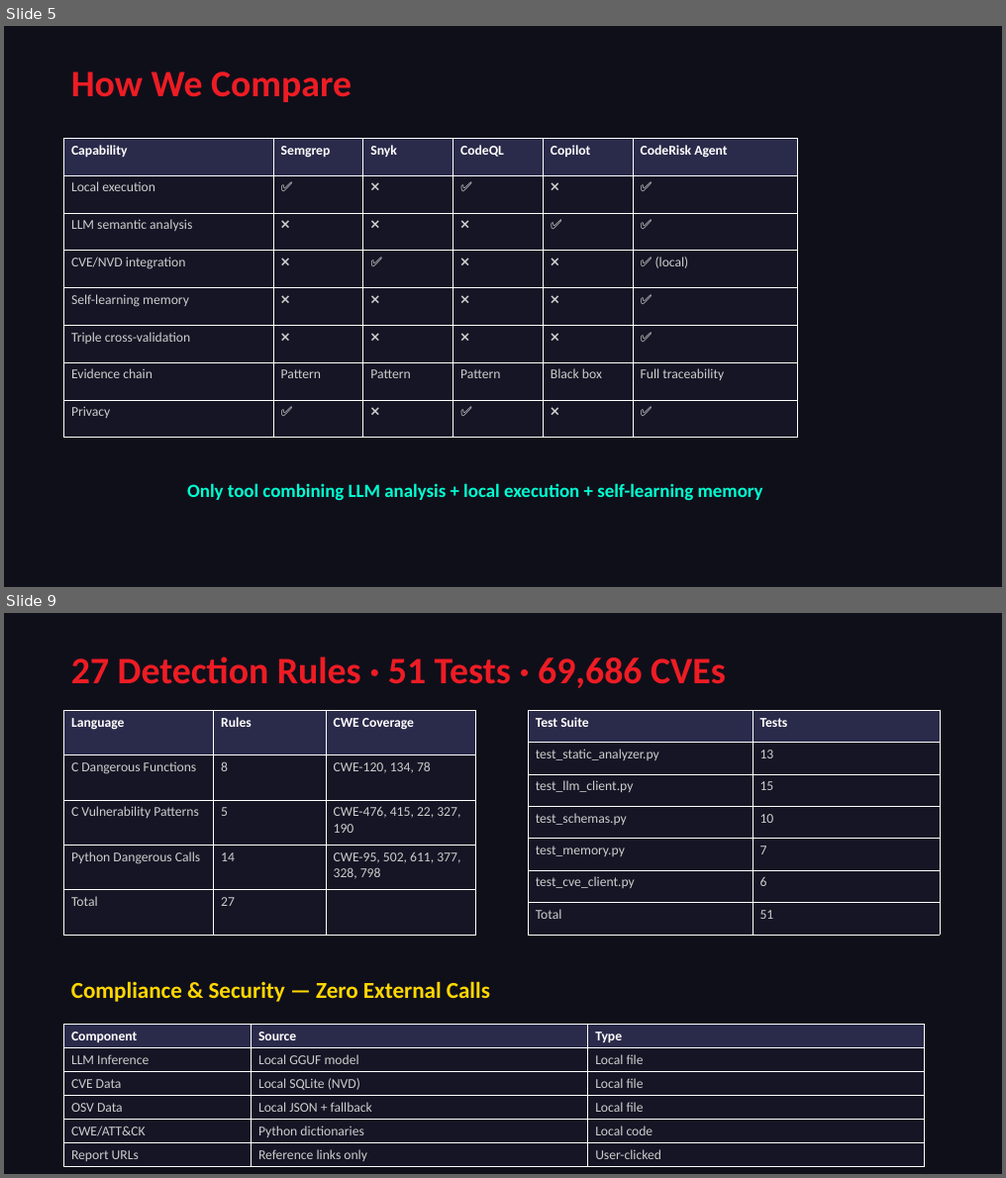
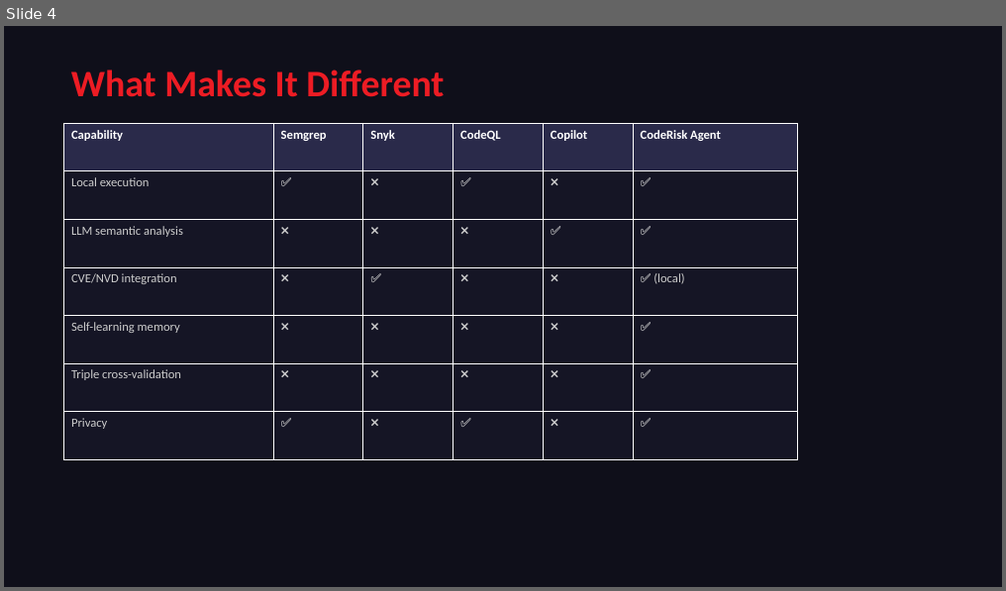
Before and after one commit to a9320/Radeon-hackathon-2026-07, a slide deck: docs/CodeRisk_Agent_Presentation.pptx. Shown one above the other, each under a label of ours: slides 5 and 9 before the commit, slide 4 after it; the slides between them are not shown. The pictures are 1006x1178 and 1006x591 pixels, drawn with LibreOffice and Linux fonts; fonts in the diff are those of the drawing. Boxes give left, top, right and bottom in pixels: in the first picture for what was removed or moved away, otherwise in the second. Text is boxed around its words. In the diff, an @@ line names an element or a change of style, - is before the commit and + after.

```diff
--- a/docs/CodeRisk_Agent_Presentation.pptx
+++ b/docs/CodeRisk_Agent_Presentation.pptx
@@ slide 9 removed at box(4, 613, 1002, 1174), background #0F0F1A @@
@@ text removed at box(71, 657, 726, 688) @@
-27 Detection Rules · 51 Tests · 69,686 CVEs
@@ table removed at box(63, 710, 475, 935), 5 rows, 3 columns @@
-Language | Rules | CWE Coverage
-C Dangerous Functions | 8 | CWE-120, 134, 78
-C Vulnerability Patterns | 5 | CWE-476, 415, 22, 327, 190
-Python Dangerous Calls | 14 | CWE-95, 502, 611, 377, 328, 798
-Total | 27 | 
@@ table removed at box(528, 710, 940, 935), 7 rows, 2 columns @@
-Test Suite | Tests
-test_static_analyzer.py | 13
-test_llm_client.py | 15
-test_schemas.py | 10
-test_memory.py | 7
-test_cve_client.py | 6
-Total | 51
@@ text removed at box(71, 981, 490, 1002) @@
-Compliance & Security — Zero External Calls
@@ table removed at box(63, 1025, 925, 1165), 6 rows, 3 columns @@
-Component | Source | Type
-LLM Inference | Local GGUF model | Local file
-CVE Data | Local SQLite (NVD) | Local file
-OSV Data | Local JSON + fallback | Local file
-CWE/ATT&CK | Python dictionaries | Local code
-Report URLs | Reference links only | User-clicked
@@ what was slide 5 is now slide 4 @@
@@ slide 4 changed as well @@
@@ text at box(71, 70, 444, 97): text changed @@
-How We Compare
+What Makes It Different
@@ table at box(63, 123, 798, 461) @@
-row 7: Evidence chain | Pattern | Pattern | Pattern | Black box | Full traceability
@@ table: place and size @@
-table at box(63, 138, 798, 438)
+table at box(63, 123, 798, 461)
@@ text removed at box(187, 483, 763, 501) @@
-Only tool combining LLM analysis + local execution + self-learning memory
```
Also in this commit, not shown: 6 other slides changed, 2 slides added, 6 other slides removed.
